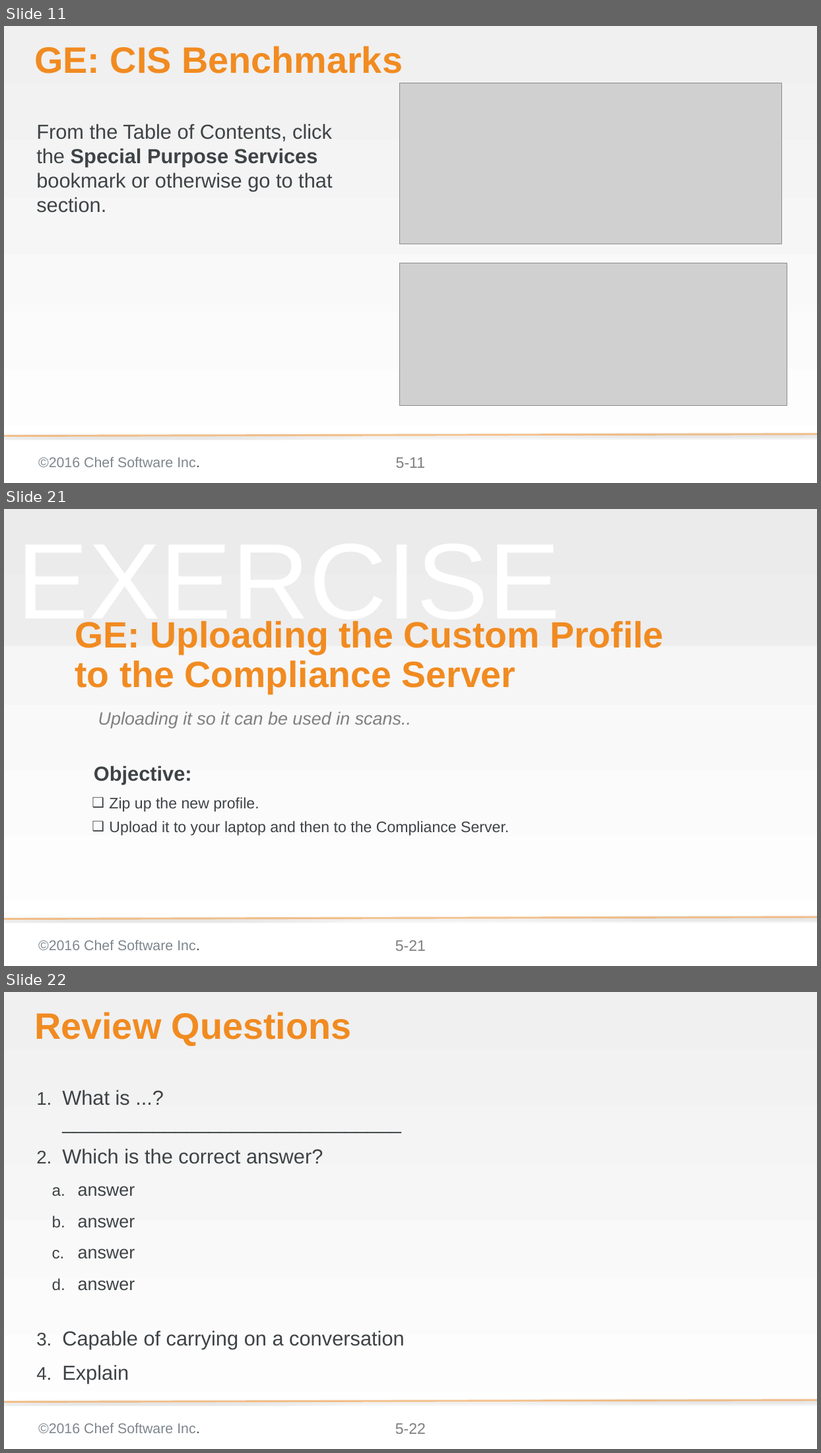
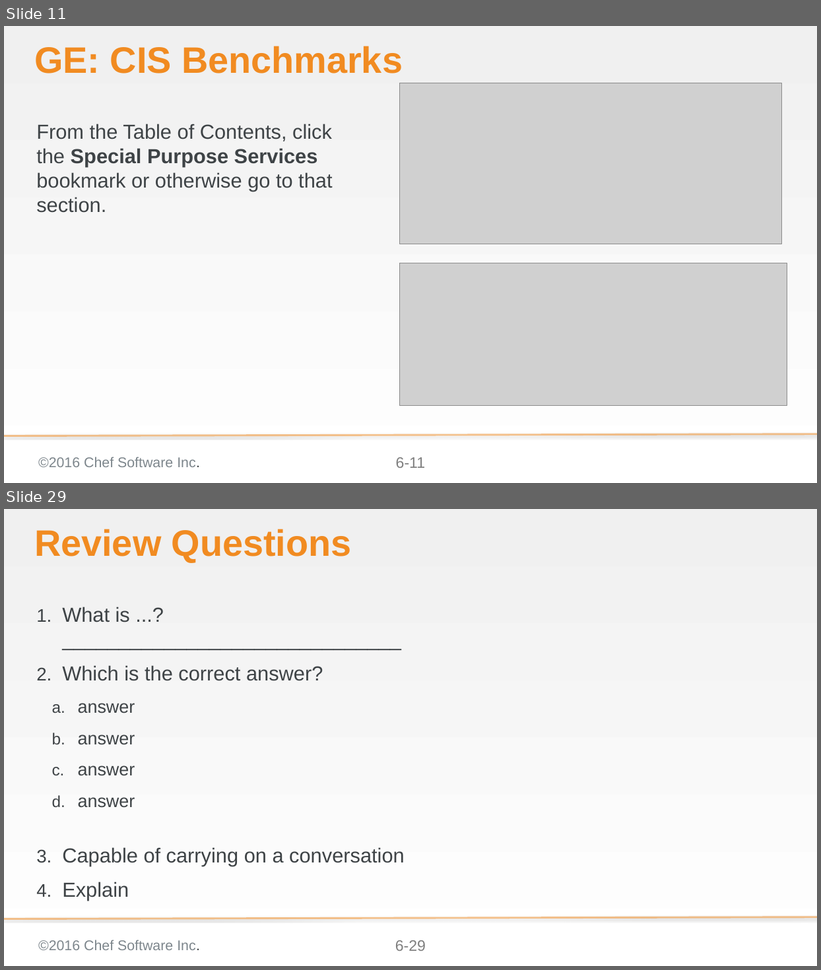
Before and after one commit to bchamby/chef-compliance-installation-configuration-operation, a slide deck: 06-compliance-frameworks-inspec.pptx. Shown one above the other, each under a label of ours: slides 11, 21 and 22 before the commit, slides 11 and 29 after it; the slides between them are not shown. The pictures are 821x1453 and 821x970 pixels, drawn with LibreOffice and Linux fonts; fonts in the diff are those of the drawing; grey boxes stand for pictures; background and template pictures are left out. Boxes give left, top, right and bottom in pixels: in the first picture for what was removed or moved away, otherwise in the second. Text is boxed around its words. In the diff, an @@ line names an element or a change of style, - is before the commit and + after.

```diff
--- a/06-compliance-frameworks-inspec.pptx
+++ b/06-compliance-frameworks-inspec.pptx
@@ slide 21 removed at bbox=[4, 509, 817, 966], background gradient #F2F2F2 to #FFFFFF; not listed: 3 template elements that a slide beside it also shows @@
@@ rectangle removed at bbox=[4, 509, 817, 646] @@
@@ text removed at bbox=[17, 621, 560, 638] @@
-EXERCISE
@@ title removed at bbox=[75, 621, 663, 694] @@
-GE: Uploading the Custom Profile to the Compliance Server
@@ text removed at bbox=[98, 712, 411, 729] @@
-Uploading it so it can be used in scans..
@@ text removed at bbox=[94, 766, 192, 785] @@
-Objective:
@@ text removed at bbox=[109, 797, 509, 836] @@
-❑ Zip up the new profile.
-❑ Upload it to your laptop and then to the Compliance Server.
@@ page number at bbox=[396, 458, 426, 468]: text changed @@
-5-11
+6-11
@@ what was slide 22 is now slide 29 @@
@@ page number at bbox=[395, 941, 426, 951]: text changed @@
-5-22
+6-29
```
Also in this commit, not shown: 4 slides changed, 15 slides added, 6 other slides removed.
